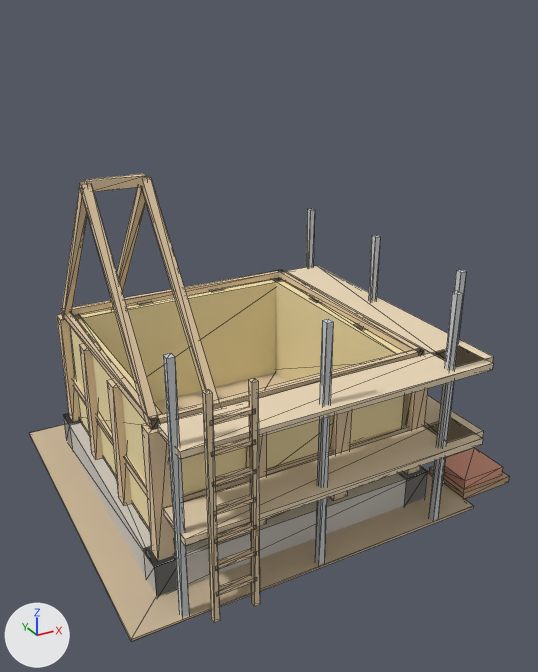
One commit to the glTF model art/models/buildings/chicken_coop_site_8.glb: the scene before it, then after it.
The view is the same before and after, from a 50 mm lens placed at (-0.35, -3.14, 1.74), pointed at (0.88, -0.9, 0.62). The axes (+X, +Y, +Z) are drawn at lower left. The lights are the same throughout. The older version comes first. Mesh edges are drawn as thin lines. Where no turn or scale is listed for an object, it has been applied to the vertices. Vertices at exactly the same position are counted once.

Before the edit, the objects in view are built like this:
```python
me_mesh_0 = bpy.data.meshes.new('Mesh_0')
me_mesh_0.from_pydata(...)  # 456 vertices, 696 faces; spans x -0.14..1.46, y -1.41..0.0, z 0.0..1.24
# faces by material slot: [84, 612]
me_mesh_0.materials.append(mat_paint)
me_mesh_0.materials.append(mat_wall)
ob_body = bpy.data.objects.new('body', me_mesh_0)
ob_body.location = (0.243, -0.095, 0.0)
```
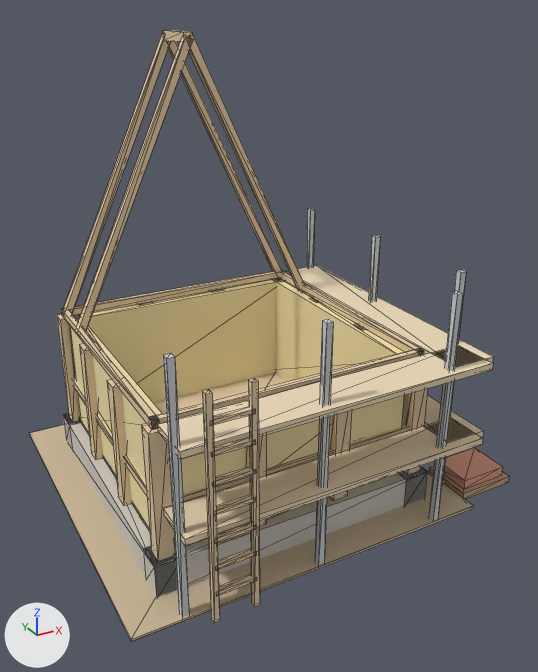
Where the newer file only moved an object's origin or applied its transform, the numbers keep the older frame.

Boxes [x1, y1, x2, y2] around the edits, measured in the pictures (538 x 672 px; the box of a moved part takes in the faces that stretch with it):
'body', reshaped (31% taller): before [30, 174, 509, 642]; after [30, 30, 509, 642]
part 1 of me_mesh_0, moved or reshaped: before [110, 176, 149, 310]; after [167, 41, 282, 279]
part 2 of me_mesh_0, moved or reshaped: before [142, 177, 219, 402]; after [75, 35, 193, 333]
part 3 of me_mesh_0, moved or reshaped: before [81, 184, 158, 428]; after [189, 35, 305, 292]
part 4 of me_mesh_0, moved or reshaped: before [84, 174, 147, 192]; after [162, 30, 192, 42]
part 5 of me_mesh_0, moved or reshaped: before [61, 183, 175, 542]; after [62, 34, 175, 539]

What changed in the scene script:
```text
Change me_mesh_0:
    used by ob_body; location = (0.243, -0.095, 0.0)
    remove me_mesh_0.from_pydata(...)  # 456 vertices, 696 faces; spans x -0.14..1.46, y -1.41..0.0, z 0.0..1.24
    add me_mesh_0.from_pydata(...)  # 454 vertices, 696 faces; spans x -0.14..1.46, y -1.42..0.0, z 0.0..1.67
    me_mesh_0 part 1: the loose piece of 8 vertices spanning x 0.22..0.25, y -0.7..-0.17, z 0.59..1.23 is multiplied about its middle by the matrix ((0.0, 1.412, 0.331), (-1.45, 0.0, 0.0), (0.0, -0.331, 1.412)), then moved by (0.55, 0.25, 0.21)
    me_mesh_0 part 2: the loose piece of 8 vertices spanning x 0.22..0.25, y -1.2..-0.67, z 0.59..1.23 is multiplied about its middle by the matrix ((0.0, 1.412, -0.331), (-1.45, 0.0, 0.0), (0.0, 0.331, 1.412)), then moved by (0.05, 0.55, 0.21)
    me_mesh_0 part 3: the loose piece of 8 vertices spanning x 0.02..0.05, y -1.2..-0.67, z 0.59..1.23 is multiplied about its middle by the matrix ((0.0, -1.412, 0.331), (1.45, 0.0, 0.0), (0.0, 0.331, 1.412)), then moved by (0.75, 0.55, 0.21)
    me_mesh_0 part 4: the loose piece of 8 vertices spanning x 0.04..0.24, y -0.7..-0.67, z 1.21..1.24 is turned -90 degrees about the z axis through its middle, then moved by (0.4, 0.4, 0.42)
    me_mesh_0 part 5
    8 vertices are removed from x 0.02..0.05, y -1.18..-0.17, z 0.13..1.23
    19 faces are deleted
    6 vertices are added at (0.52, -0.2, 1.66), (0.02, -0.2, 0.61), (0.52, -0.17, 1.66), (0.05, -0.17, 0.59), (0.55, -0.2, 1.64), (0.55, -0.17, 1.64)
    19 new faces join them, mat_wall
```
